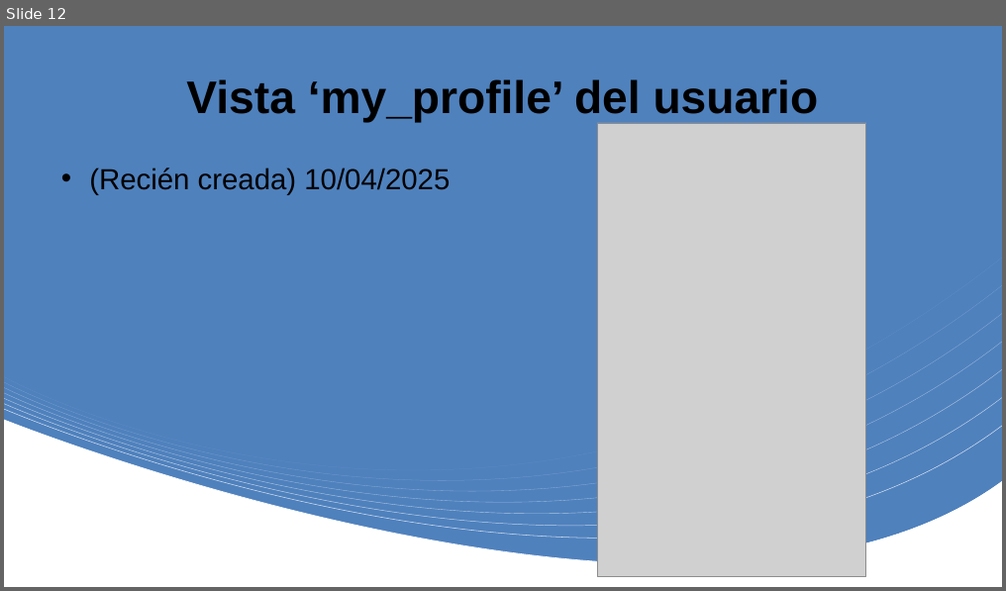
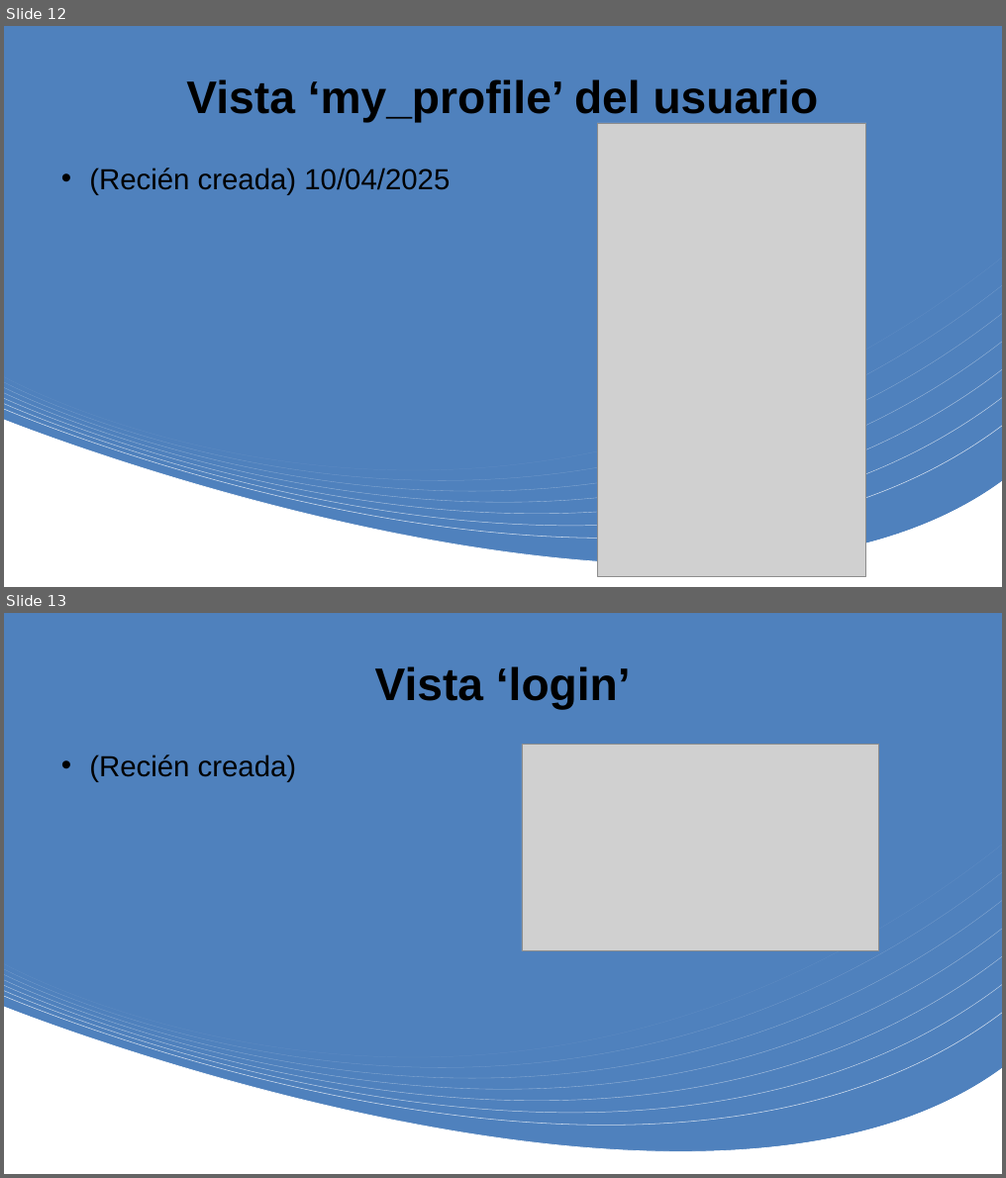
Before and after one commit to alockgoy/proyecto_final_2daw, a slide deck: Evolución visual.pptx. Shown one above the other, each under a label of ours: slide 12 before the commit, slides 12 and 13 after it. The pictures are 1006x591 and 1006x1178 pixels, drawn with LibreOffice and Linux fonts; fonts in the diff are those of the drawing; grey boxes stand for pictures. Boxes give left, top, right and bottom in pixels: in the first picture for what was removed or moved away, otherwise in the second. Text is boxed around its words. In the diff, an @@ line names an element or a change of style, - is before the commit and + after.

```diff
--- a/Evolución visual.pptx
+++ b/Evolución visual.pptx
@@ slide 13 added at [4, 613, 1002, 1174], background #FFFFFF; not listed: 10 template elements that a slide beside it also shows @@
@@ title added at [375, 666, 631, 710], 44 pt, text #000000, bold @@
+Vista ‘login’
@@ text added at [89, 755, 297, 782], 28 pt, text #000000 @@
+• (Recién creada)
@@ picture added at [522, 744, 879, 952] @@
```
Also in this commit, not shown: 1 other slide added.
